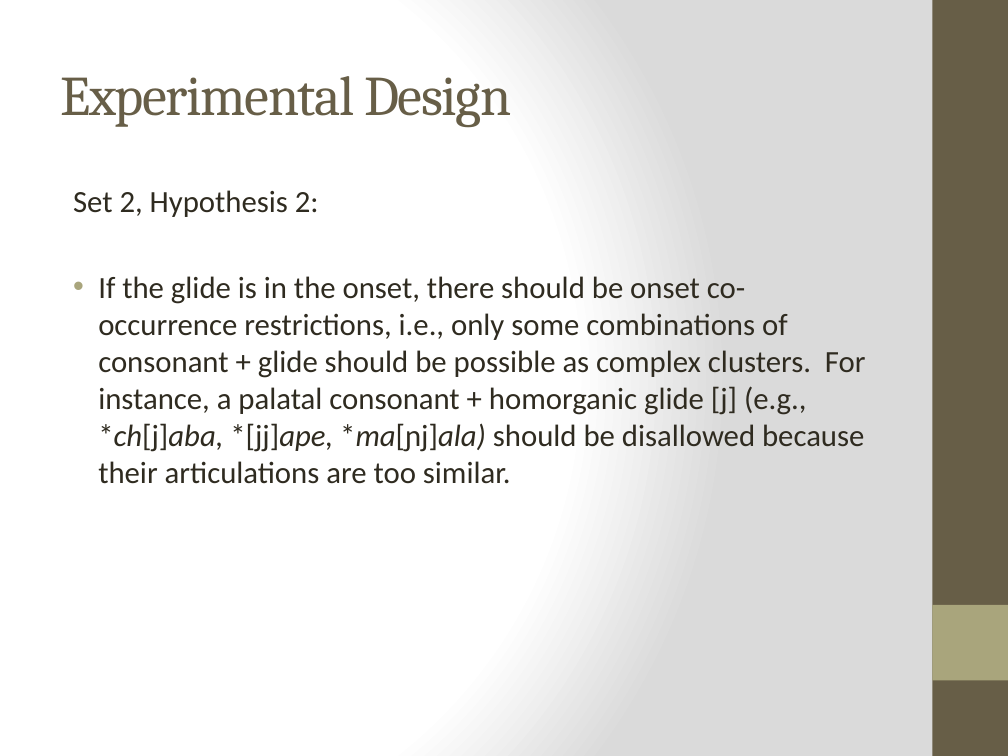
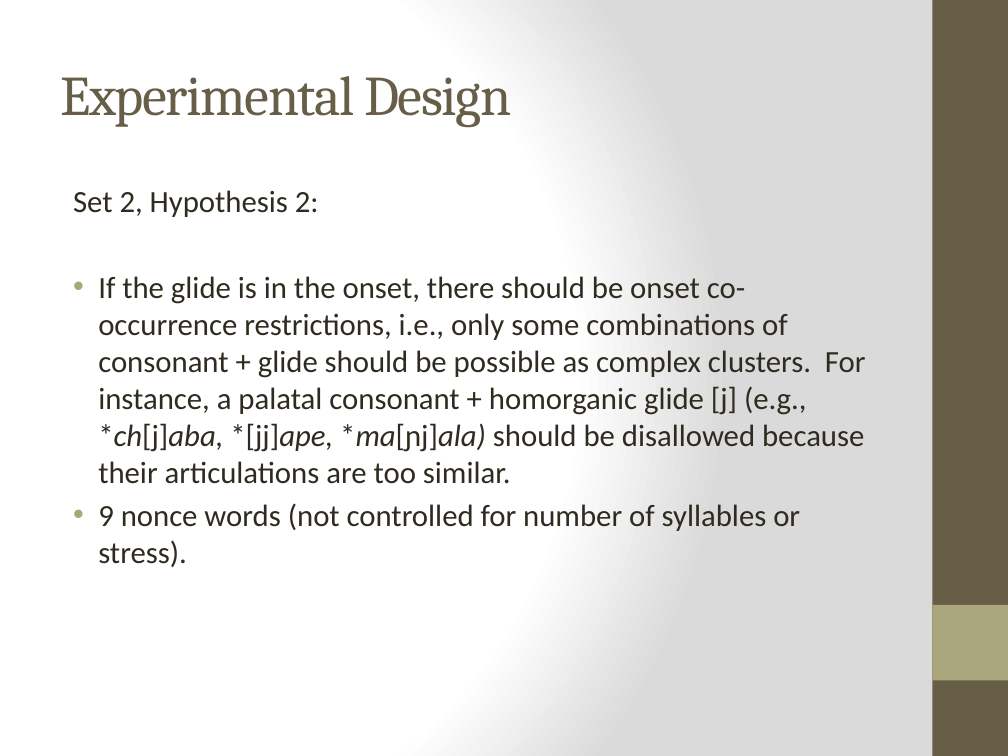
Before and after one commit to jvcasillas/glide_affiliation, a slide deck: slide 11 of Colina, Casillas & Díaz HLS 2018.pptx. Drawn at 1008x756 pixels with LibreOffice and Linux fonts; fonts in the diff are those of the drawing. Boxes give left, top, right and bottom in pixels: in the first picture for what was removed or moved away, otherwise in the second. Text is boxed around its words. In the diff, an @@ line names an element or a change of style, - is before the commit and + after.

```diff
--- a/Colina, Casillas & Díaz HLS 2018.pptx
+++ b/Colina, Casillas & Díaz HLS 2018.pptx
@@ text at (98,503,800,567): paragraph added @@
+• 9 nonce words (not controlled for number of syllables or stress).
```
Also in this commit, not shown: 5 other slides changed, 4 slides added, 2 slides removed, 6 other files.
